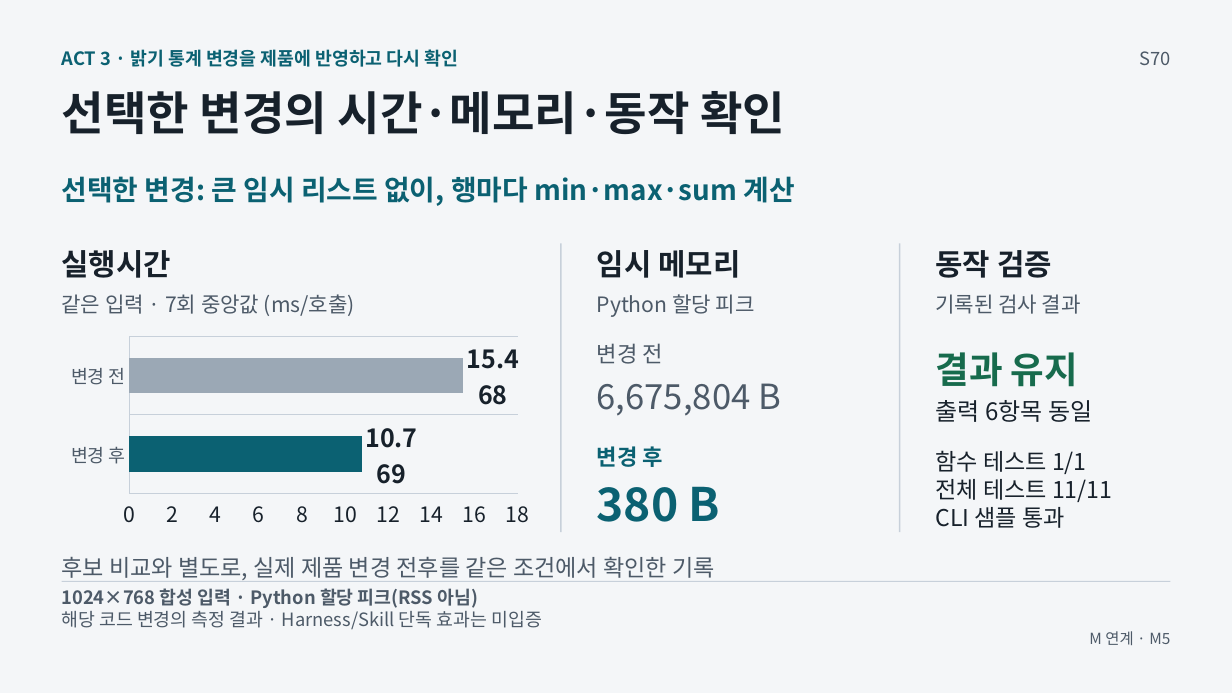
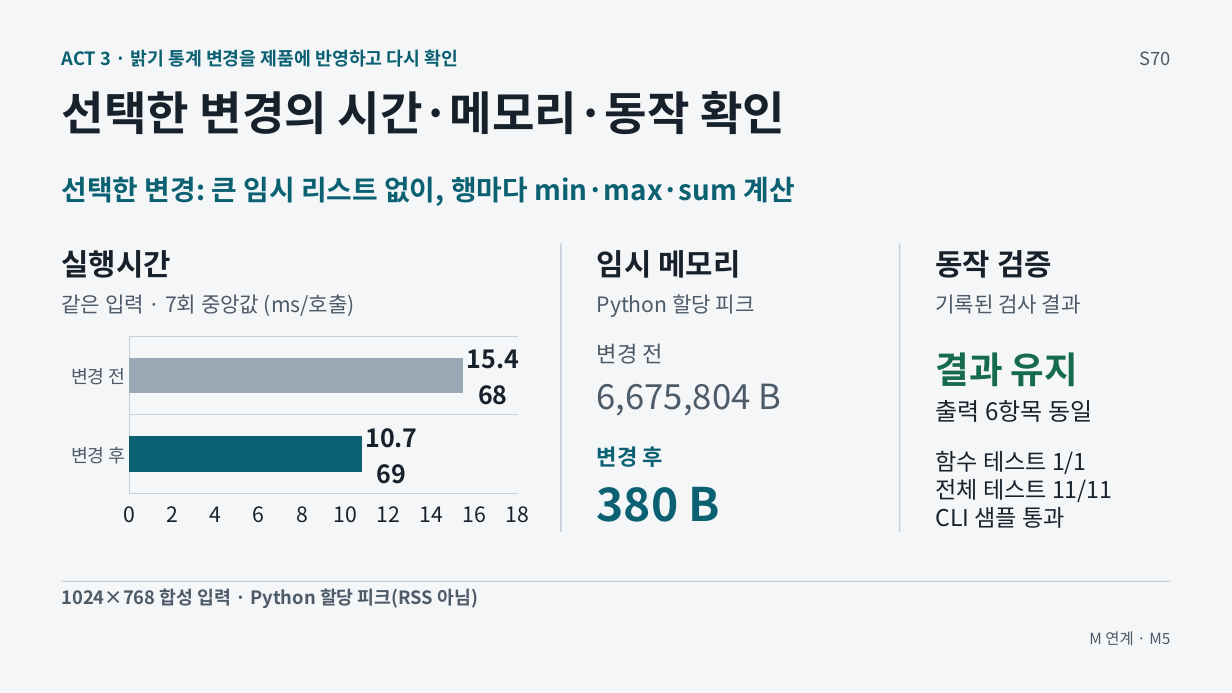
Before and after one commit to GideokKim/ai-dev-training, a slide deck: slide 11 of production/ACT_3.pptx. Drawn at 1232x693 pixels with LibreOffice and Linux fonts; fonts in the diff are those of the drawing. Boxes give left, top, right and bottom in pixels: in the first picture for what was removed or moved away, otherwise in the second. Text is boxed around its words. In the diff, an @@ line names an element or a change of style, - is before the commit and + after.

```diff
--- a/production/ACT_3.pptx
+++ b/production/ACT_3.pptx
@@ text removed at (62,556,715,582) @@
-후보 비교와 별도로, 실제 제품 변경 전후를 같은 조건에서 확인한 기록
@@ text removed at (62,607,542,629) @@
-해당 코드 변경의 측정 결과 · Harness/Skill 단독 효과는 미입증
```
Also in this commit, not shown: 1 other slide changed, 17 other files.
